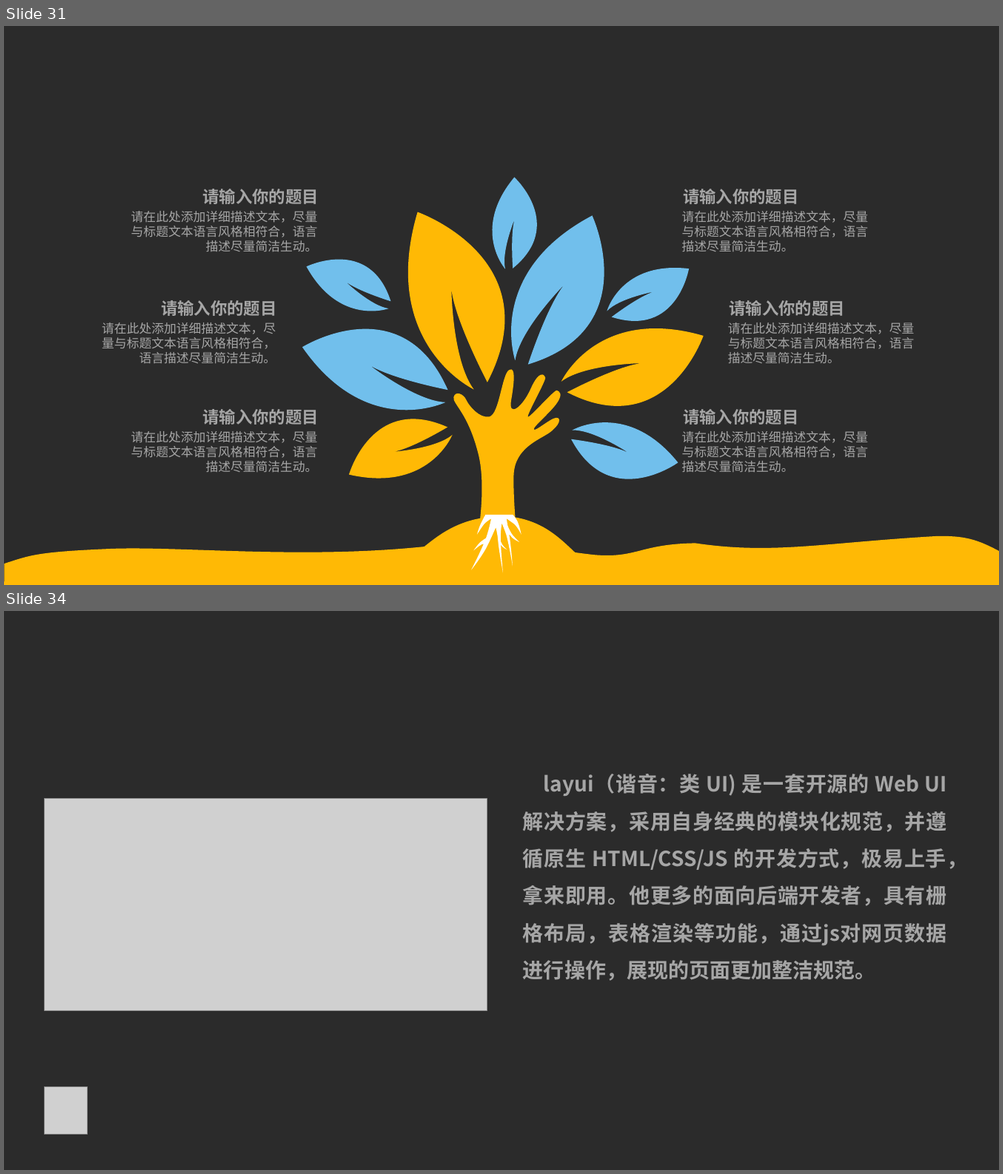
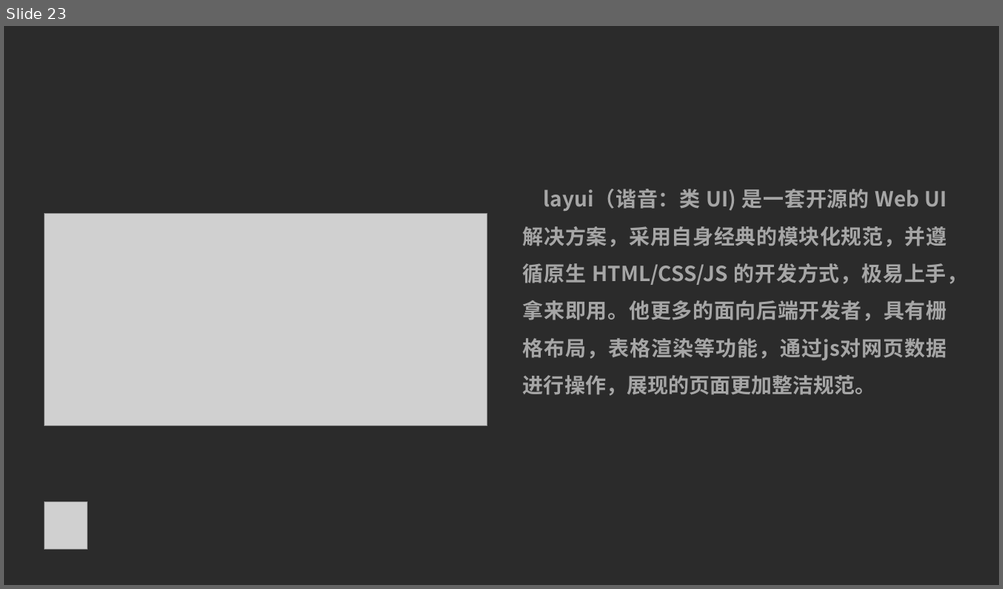
Before and after one commit to HolyShiftt/teach, a slide deck: document/中期答辩.pptx. Shown one above the other, each under a label of ours: slides 31 and 34 before the commit, slide 23 after it; the slides between them are not shown. The pictures are 1003x1174 and 1003x589 pixels, drawn with LibreOffice and Linux fonts; fonts in the diff are those of the drawing; grey boxes stand for pictures; background and template pictures are left out; a plain dark background stands for a picture behind light text. Boxes give left, top, right and bottom in pixels: in the first picture for what was removed or moved away, otherwise in the second. Text is boxed around its words. In the diff, an @@ line names an element or a change of style, - is before the commit and + after.

```diff
--- a/document/中期答辩.pptx
+++ b/document/中期答辩.pptx
@@ slide 31 removed at bbox=[4, 26, 999, 585], background picture (left out) @@
@@ text removed at bbox=[203, 189, 318, 204] @@
-请输入你的题目
@@ text removed at bbox=[683, 189, 798, 204] @@
-请输入你的题目
@@ text removed at bbox=[131, 211, 318, 252] @@
-请在此处添加详细描述文本，尽量与标题文本语言风格相符合，语言描述尽量简洁生动。
@@ text removed at bbox=[682, 211, 868, 252] @@
-请在此处添加详细描述文本，尽量与标题文本语言风格相符合，语言描述尽量简洁生动。
@@ group removed at bbox=[278, 170, 717, 542]: 10 freeform shapes @@
@@ text removed at bbox=[161, 301, 276, 316] @@
-请输入你的题目
@@ text removed at bbox=[729, 301, 845, 316] @@
-请输入你的题目
@@ text removed at bbox=[102, 323, 276, 363] @@
-请在此处添加详细描述文本，尽量与标题文本语言风格相符合，语言描述尽量简洁生动。
@@ text removed at bbox=[728, 323, 914, 364] @@
-请在此处添加详细描述文本，尽量与标题文本语言风格相符合，语言描述尽量简洁生动。
@@ text removed at bbox=[203, 409, 318, 425] @@
-请输入你的题目
@@ text removed at bbox=[683, 409, 798, 425] @@
-请输入你的题目
@@ text removed at bbox=[131, 432, 318, 472] @@
-请在此处添加详细描述文本，尽量与标题文本语言风格相符合，语言描述尽量简洁生动。
@@ text removed at bbox=[682, 432, 868, 472] @@
-请在此处添加详细描述文本，尽量与标题文本语言风格相符合，语言描述尽量简洁生动。
@@ freeform shape removed at bbox=[382, 517, 606, 575] @@
@@ freeform shape removed at bbox=[471, 515, 521, 574] @@
@@ freeform shape removed at bbox=[4, 537, 999, 585] @@
@@ what was slide 34 is now slide 23 @@
```
Also in this commit, not shown: 7 slides changed, 6 slides added, 16 other slides removed, 3 other files.
